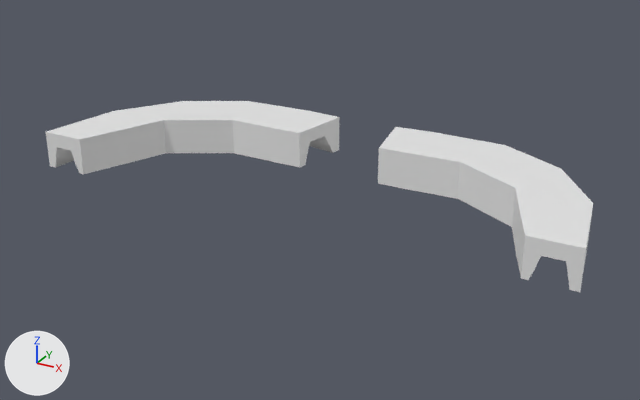
A saved change to the Blender file sling/cowling/propflange_top_outer.blend.
Before and after are seen from a 50 mm camera at (295.0, -466.0, 242.0) aimed at (0.0, 70.0, -26.0). The axes (+X, +Y, +Z) are drawn at lower left. The lights are the same throughout.
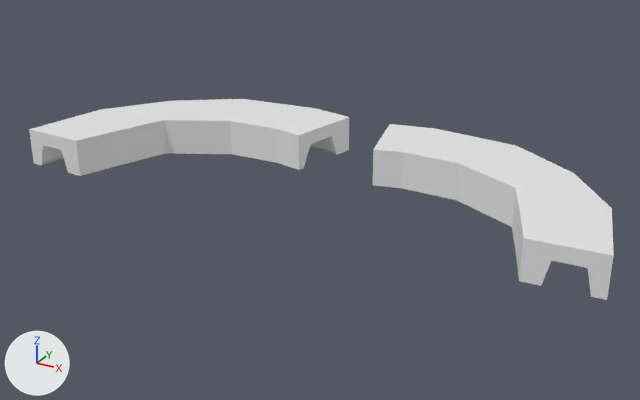
ob_plane is not drawn itself; it is used by a modifier of ob_cube_001.

Pixel boxes [x1, y1, x2, y2] of what changed, in the pictures (640 x 400 px):
'Cube.001', reshaped, modifiers changed (7% wider)
    before: [46, 101, 593, 292]
    after: [29, 99, 614, 300]
part 1 of me_plane, cut back
    before: [56, 136, 567, 265]
    after: [42, 136, 336, 165]

The change in detail:
me_plane is used by ob_plane; location (0.0, 0.0, 0.0); rotation (1.571, 0.0, 0.0), in degrees (90, 0, 0); scale (15.0, 14.8, 15.0).
me_plane had 90 vertices, 89 faces and spanned x 1.18..13.69, y -1.52..0.75, z -9.95..-0.04.
me_plane now has 54 vertices, 52 faces and spans x 1.36..14.55, y -1.52..0.07, z -9.85..-0.03.
me_plane part 1: the whole mesh is rebuilt.
me_cube_001 is used by ob_cube_001; location (0.0, 0.0, -9.9); scale (20.3, 26.2, 12.3).
me_cube_001 had 24 vertices, 22 faces and spanned x 1.24..10.3, y 0.23..5.8, z -0.56..1.77.
me_cube_001 now has 24 vertices, 22 faces and spans x 0.89..11.08, y 0.09..6.14, z -0.56..1.77.
me_cube_001 part 2: 18 of 24 vertices moved; they spanned x 1.24..10.3, y 0.23..5.8, z -0.56..1.77 and now span x 0.89..11.08, y 0.09..6.14, z -0.56..1.77; mean shift (0.2, -0.02, 0.0); largest move (10.3, 0.24, 1.77) -> (11.08, 0.18, 1.77).
Object 'Plane' (ob_plane) loses its BOOLEAN modifier named 'Boolean'.
Modifier setting removed (it was object = ob_cube).
Object 'Plane' (ob_plane) gains a SUBSURF modifier named 'Subdivision'.
Modifier setting: levels = 2.
